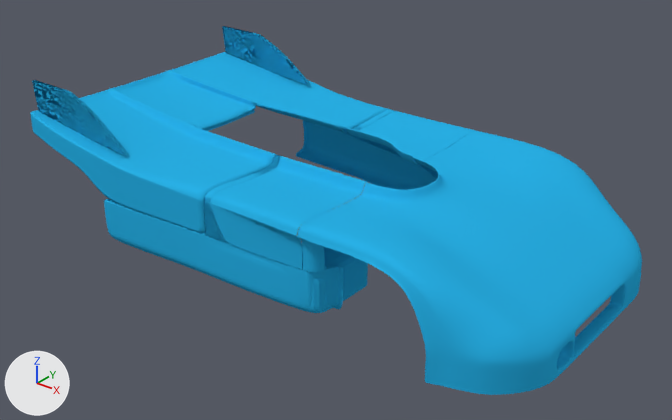
An edit to the Blender file Porsche908.blend, drawn before and after from the same camera.
One viewpoint serves both versions: a 50 mm lens placed at (4.61, -5.46, 4.8), pointed at (0.32, -0.1, 1.48). Lighting does not change. The marker at lower left points along +X, +Y and +Z. The same objects are shown in both versions, whatever each file hides.

Objects in the first picture: 'Aileron.001', 'CapotAr.000', 'CapotAr.002', 'Master.001', 'Master.002', 'Master.004', 'Master.007', 'Plane.002', 'PorteD', 'PorteG'.
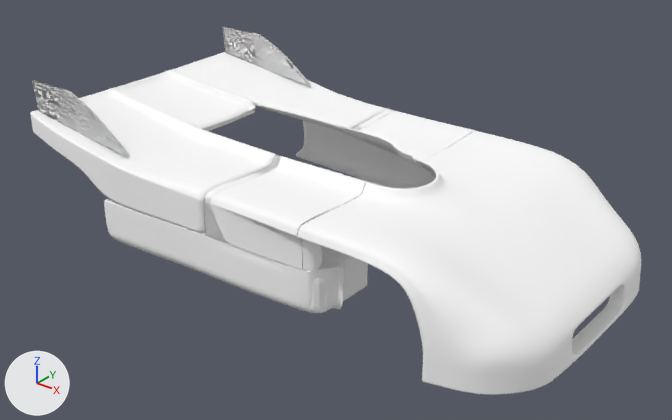
Where the change shows, as pixel boxes [x1, y1, x2, y2] in the pictures (672 x 420 px; the box of a moved part takes in the faces that stretch with it):
'Master.007', reshaped
    before: [297, 131, 642, 395]
    after: [297, 131, 641, 395]
'CapotAr.000', recoloured (cyan to white)
    both: [30, 52, 389, 233]
'PorteD', recoloured (cyan to white)
    both: [210, 156, 367, 269]
'Master.002', recoloured (cyan to white)
    both: [110, 120, 438, 313]
'Plane.002', recoloured
    both: [104, 124, 436, 309]
'Aileron.001', recoloured
    both: [32, 26, 311, 155]
'PorteG', recoloured (cyan to white)
    both: [346, 111, 476, 164]
'Master.001', recoloured (cyan to white)
    both: [204, 109, 395, 243]
'CapotAr.002', recoloured (cyan to white)
    both: [114, 76, 340, 235]
'Master.004', recoloured
    both: [204, 126, 363, 243]
part 1 of me_plane_022, moved or reshaped
    before: [301, 155, 642, 395]
    after: [297, 157, 641, 395]
part 2 of me_plane_022, recoloured (cyan to white)
    both: [302, 142, 640, 395]
'Aileron', unchanged, uncovered by the edit
    after: [32, 26, 311, 155]

Diff of the bpy script that builds the scene:
```diff
--- a/Porsche908.blend.py
+++ b/Porsche908.blend.py
@@ mat_blanc @@
+mat_blanc = diffuse_material('Blanc')
+mat_blanc.base_color = (1.0, 1.0, 1.0)  # white #ffffff
@@ me_plane_001 @@
 me_plane_001.from_pydata(...)  # 156 vertices, 128 faces; spans x 0.0..2.08, y -0.41..0.1, z -1.28..0.0
-me_plane_001.materials.append(mat_bleu)  # cyan #29b1e7
+me_plane_001.materials.append(mat_blanc)  # white #ffffff
@@ me_plane_005 @@
 me_plane_005.from_pydata(...)  # 112 vertices, 90 faces; spans x -0.064..0.194, y -0.005..0.394, z -1.207..-0.403
-me_plane_005.materials.append(mat_bleu)  # cyan #29b1e7
+me_plane_005.materials.append(mat_blanc)  # white #ffffff
@@ me_plane_002 @@
 me_plane_002.from_pydata(...)  # 56 vertices, 39 faces; spans x 0.021..0.853, y -0.008..0.409, z -1.206..-0.396
-me_plane_002.materials.append(mat_bleu)  # cyan #29b1e7
+me_plane_002.materials.append(mat_blanc)  # white #ffffff
@@ me_plane_010 @@
 me_plane_010.from_pydata(...)  # 75 vertices, 64 faces; spans x -1.18..0.99, y -0.4..0.0, z -1.27..-0.56
-me_plane_010.materials.append(mat_bleu)  # cyan #29b1e7
+me_plane_010.materials.append(mat_blanc)  # white #ffffff
@@ me_plane_008 @@
 me_plane_008.from_pydata(...)  # 57 vertices, 40 faces; spans x -0.385..0.452, y -0.326..0.108, z 1.396..2.407
-me_plane_008.materials.append(mat_bleu)  # cyan #29b1e7
+me_plane_008.materials.append(mat_blanc)  # white #ffffff
@@ me_plane_027 @@
 me_plane_027.from_pydata(...)  # 56 vertices, 42 faces; spans x -1.16..1.07, y 1.18..1.57, z 0.9..1.28
-me_plane_027.materials.append(mat_bleu)  # cyan #29b1e7
+me_plane_027.materials.append(mat_blanc)  # white #ffffff
@@ me_plane_018 @@
 me_plane_018.from_pydata(...)  # 20 vertices, 18 faces; spans x -0.007..1.137, y -0.025..0.362, z -1.146..-1.115
-me_plane_018.materials.append(mat_bleu)  # cyan #29b1e7
+me_plane_018.materials.append(mat_blanc)  # white #ffffff
@@ me_plane_013 @@
 me_plane_013.from_pydata(...)  # 113 vertices, 92 faces; spans x -0.064..0.194, y -0.005..0.394, z -1.207..-0.403
-me_plane_013.materials.append(mat_bleu)  # cyan #29b1e7
+me_plane_013.materials.append(mat_blanc)  # white #ffffff
@@ me_plane_012 @@
 me_plane_012.from_pydata(...)  # 229 vertices, 199 faces; spans x -0.01..2.08, y -0.41..0.1, z -1.28..0.0
-me_plane_012.materials.append(mat_bleu)  # cyan #29b1e7
+me_plane_012.materials.append(mat_blanc)  # white #ffffff
@@ me_plane_022 @@
 # used by ob_master_007; location = (0.405, -1.204, 1.898); rotation_euler = (1.571, 0.0, 0.0), in degrees (90, 0, 0); scale = (1.0, 1.0, -1.0)
-me_plane_022.from_pydata(...)  # 356 vertices, 298 faces; spans x 0.45..2.2, y -0.74..0.09, z -0.02..2.43
+me_plane_022.from_pydata(...)  # 336 vertices, 279 faces, 4 loose edges; spans x 0.45..2.21, y -0.74..0.09, z -0.02..2.43
+# me_plane_022 part 1: 62 vertices moved from x 0.45..2.2, y -0.74..0.09, z 0.0..2.41 to x 0.45..2.21, y -0.74..0.09, z 0.01..2.41; 152 vertices removed from x 0.45..2.2, y -0.74..0.09, z -0.02..2.43; 132 vertices added at x 0.45..2.21, y -0.74..0.09, z -0.02..2.43
+# me_plane_022 part 2: 99 faces spanning x 0.45..2.2, y -0.74..0.09, z 0.01..2.41 switch from mat_bleu (cyan #29b1e7) to mat_blanc (white #ffffff)
```
